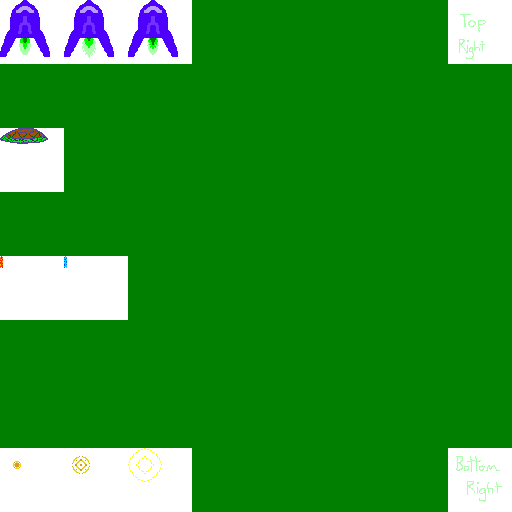
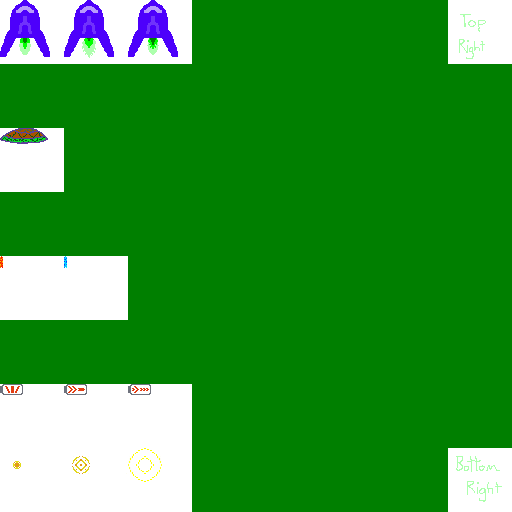
Two versions of the same layered image (512 x 512). Layer-by-layer changes:
painted on "Background" over [0, 384, 192, 448]
